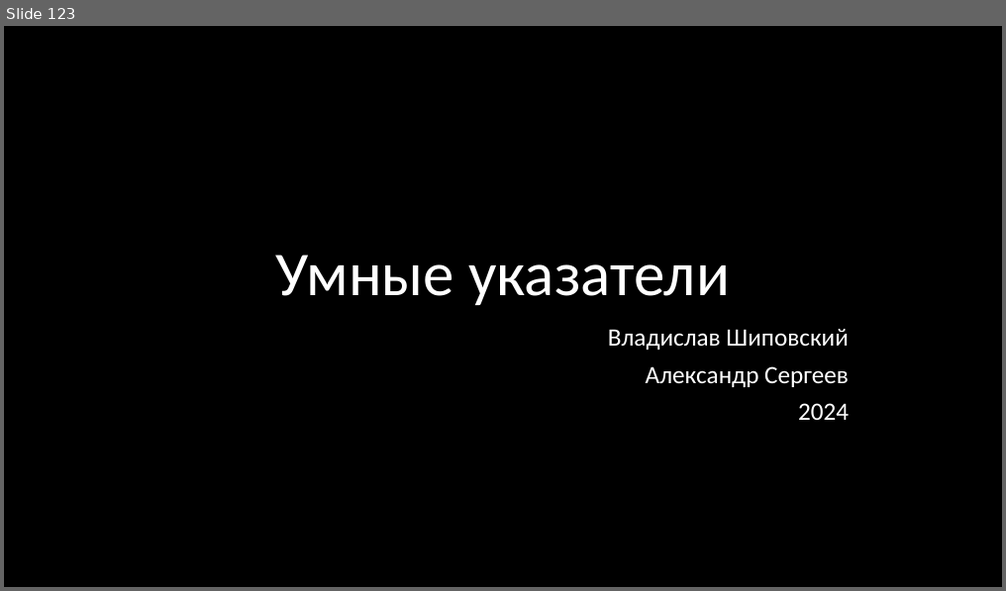
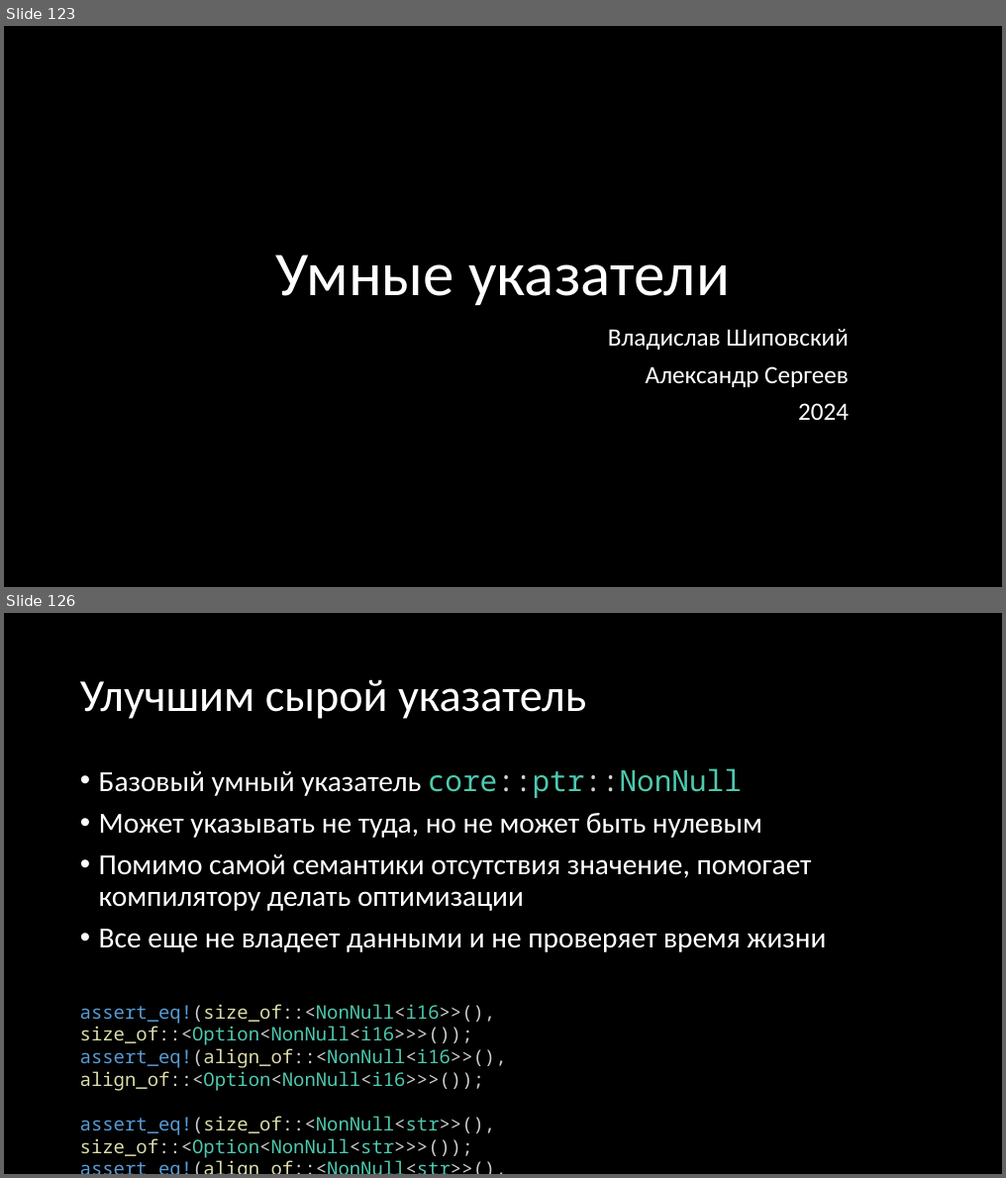
Before and after one commit to Gordon01/learn-rust, a slide deck: keynotes/Rust 2024.pptx. Shown one above the other, each under a label of ours: slide 123 before the commit, slides 123 and 126 after it; the slides between them are not shown. The pictures are 1006x591 and 1006x1178 pixels, drawn with LibreOffice and Linux fonts; fonts in the diff are those of the drawing. Boxes give left, top, right and bottom in pixels: in the first picture for what was removed or moved away, otherwise in the second. Text is boxed around its words. In the diff, an @@ line names an element or a change of style, - is before the commit and + after.

```diff
--- a/keynotes/Rust 2024.pptx
+++ b/keynotes/Rust 2024.pptx
@@ slide 126 added at (x1=4, y1=613, x2=1002, y2=1174), background #000000 @@
@@ title added at (x1=80, y1=679, x2=586, y2=719), 44 pt, text #FFFFFF @@
+Улучшим сырой указатель
@@ text added at (x1=99, y1=768, x2=826, y2=953), 28 pt, text #FFFFFF @@
+• Базовый умный указатель core::ptr::NonNull
+• Может указывать не туда, но не может быть нулевым
+• Помимо самой семантики отсутствия значение, помогает компилятору делать оптимизации
+• Все еще не владеет данными и не проверяет время жизни
@@ text added at (x1=80, y1=1004, x2=507, y2=1158), 18 pt, text #4EC9B0 @@
+assert_eq!(size_of::<NonNull<i16>>(), size_of::<Option<NonNull<i16>>>());
+assert_eq!(align_of::<NonNull<i16>>(), align_of::<Option<NonNull<i16>>>());
+assert_eq!(size_of::<NonNull<str>>(), size_of::<Option<NonNull<str>>>());
+assert_eq!(align_of::<NonNull<str>>(), align_of::<Option<NonNull<str>>>());
```
Also in this commit, not shown: 4 slides changed, 16 other slides added, 2 slides removed, 1 other file.
